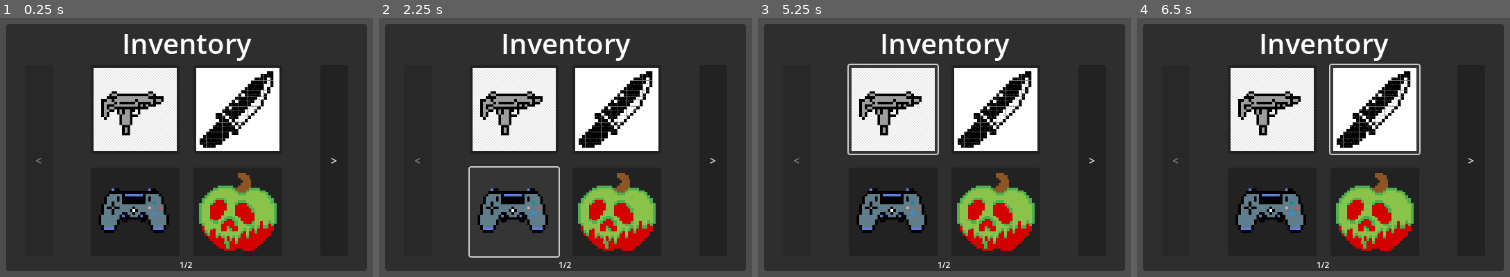
Above: before the commit, frames 1-4 (left to right).
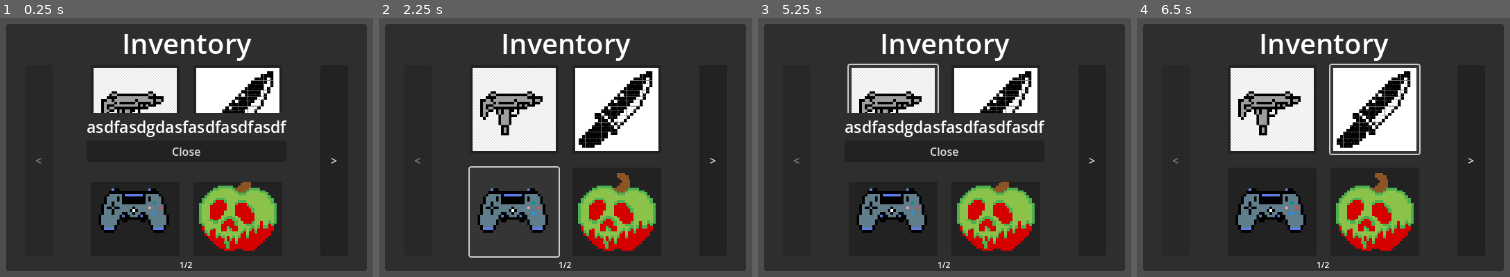
Above: after the commit, the same moments.

Repository: Xiphereal/AceAttorneyInventory
Game: Godot game, scene res://scenes/inventory.tscn
The game is run twice, just before and just after one commit, with the same random seed, the same clock (stepped at 60 frames per second) and the same inputs. The project has no main scene, so this scene is started directly.
Inputs (mouse positions are in pixels of both pictures, inside the frame that each line leads up to):
- Up to frame 1 (0.25 s): no input
- Up to frame 2 (2.25 s): click (513, 108) at 0.5 s; click (617, 108) at 1.25 s; click (513, 212) at 2 s
- Up to frame 3 (5.25 s): click (996, 212) at 2.75 s; click ">" at 3.5 s; click "<" at 4.25 s; click (892, 108) at 5 s
- Up to frame 4 (6.5 s): click (1375, 108) at 5.75 s

The runs differ from the first frame. In frame 1, 6.6% of the frame differs, in the area x 23-77%, y 36-64%; in frame 2, nothing differs; in frame 3, 6.9%; in frame 4, nothing differs.

Commit message:
feat: item inspector opens and closes

Diff:
--- a/scenes/inventory.tscn
+++ b/scenes/inventory.tscn
@@ -1,10 +1,11 @@
-[gd_scene load_steps=10 format=3 uid="uid://715tartby11i"]
+[gd_scene load_steps=11 format=3 uid="uid://715tartby11i"]
 
 [ext_resource type="Script" path="res://scenes/inventory.gd" id="1_nb056"]
 [ext_resource type="Texture2D" uid="uid://bhdg42skfhwfv" path="res://assets/placeholders 2D/placeholder1.png" id="2_b0g4s"]
 [ext_resource type="Texture2D" uid="uid://cjliqbbgpyff7" path="res://assets/placeholders 2D/placeholder2.jpg" id="3_rky7m"]
 [ext_resource type="Texture2D" uid="uid://cdyj3fb6b3gyj" path="res://assets/placeholders 2D/placeholder3.png" id="4_h4cj0"]
 [ext_resource type="Texture2D" uid="uid://6tqxjjpdoavp" path="res://assets/placeholders 2D/placeholder4.png" id="5_r20k8"]
+[ext_resource type="Script" path="res://scenes/object_inspector.gd" id="6_kmh6h"]
 
 [sub_resource type="Theme" id="Theme_x7lis"]
 Label/font_sizes/font_size = 23
@@ -111,24 +112,27 @@
 horizontal_alignment = 1
 vertical_alignment = 1
 
-[node name="ObjectInspector" type="PopupPanel" parent="."]
+[node name="ItemInspector" type="PopupPanel" parent="."]
 initial_position = 2
-size = Vector2i(100, 103)
+size = Vector2i(296, 100)
+visible = true
+script = ExtResource("6_kmh6h")
 
-[node name="VBoxContainer" type="VBoxContainer" parent="ObjectInspector"]
+[node name="VBoxContainer" type="VBoxContainer" parent="ItemInspector"]
 offset_left = 4.0
 offset_top = 4.0
-offset_right = 96.0
-offset_bottom = 99.0
+offset_right = 292.0
+offset_bottom = 96.0
 
-[node name="TextureRect" type="TextureRect" parent="ObjectInspector/VBoxContainer"]
-custom_minimum_size = Vector2(60, 60)
+[node name="Label" type="Label" parent="ItemInspector/VBoxContainer"]
 layout_mode = 2
-stretch_mode = 4
+text = "asdfasdgdasfasdfasdfasdf"
 
-[node name="Button" type="Button" parent="ObjectInspector/VBoxContainer"]
+[node name="Button" type="Button" parent="ItemInspector/VBoxContainer"]
 layout_mode = 2
 text = "Close"
 
 [connection signal="pressed" from="PanelContainer/VBoxContainer/HBoxContainer/Previous" to="." method="_on_previous_pressed"]
+[connection signal="pressed" from="PanelContainer/VBoxContainer/HBoxContainer/GridContainer/Panel" to="ItemInspector" method="_on_item_inspected"]
 [connection signal="pressed" from="PanelContainer/VBoxContainer/HBoxContainer/Next" to="." method="_on_next_pressed"]
+[connection signal="pressed" from="ItemInspector/VBoxContainer/Button" to="ItemInspector" method="_on_close_pressed"]
--- /dev/null
+++ b/scenes/object_inspector.gd
@@ -0,0 +1,8 @@
+extends PopupPanel
+
+func _on_item_inspected() -> void:
+	visible = true
+
+
+func _on_close_pressed() -> void:
+	visible = false
